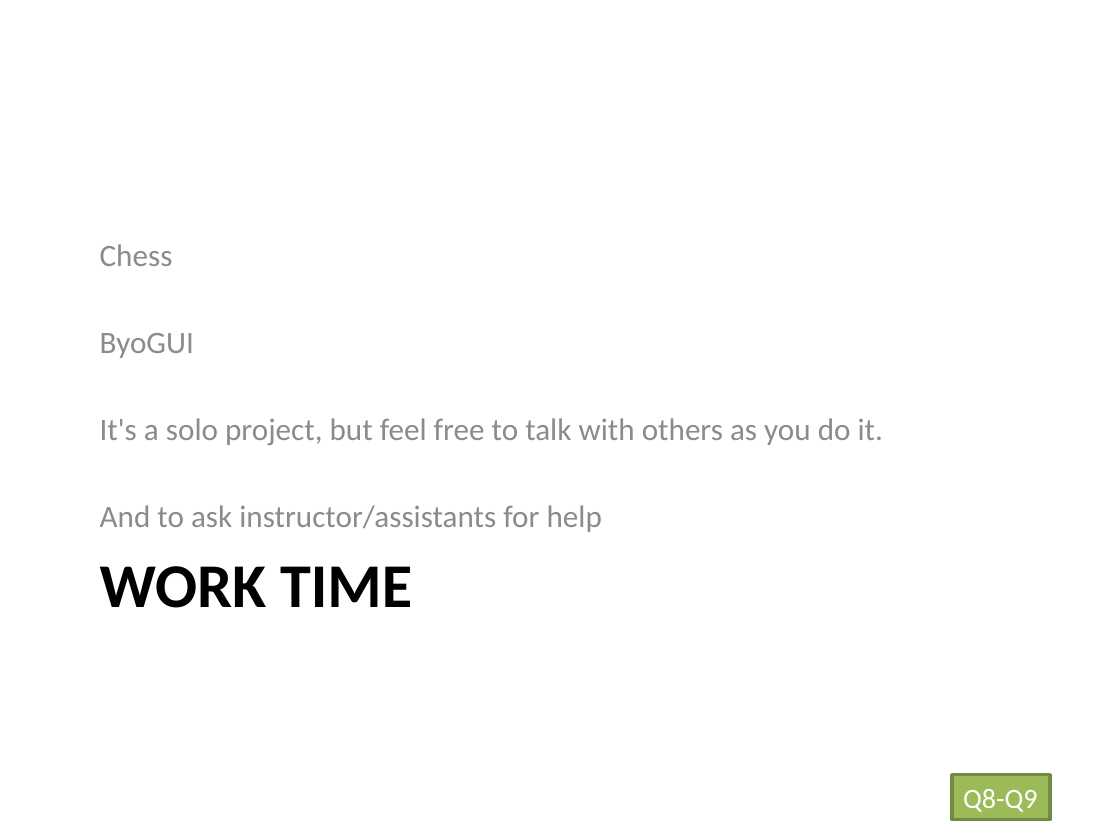
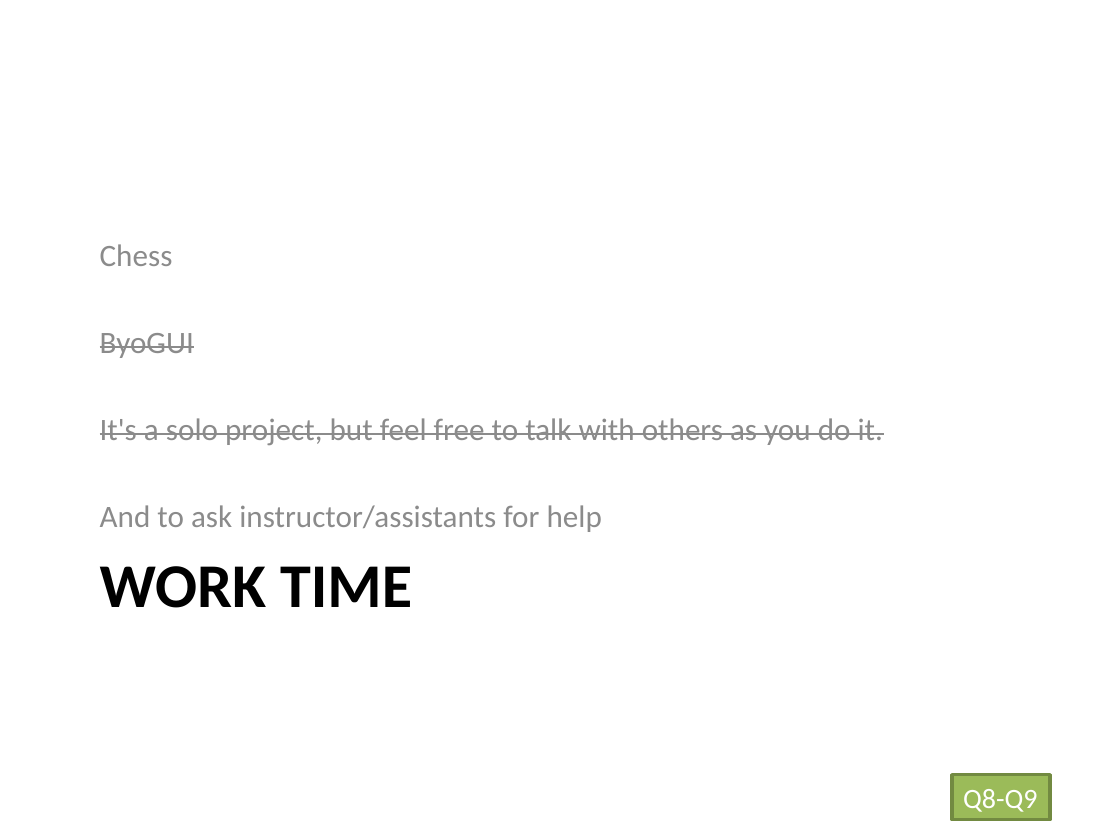
Before and after one commit to RHIT-CSSE/csse220, a slide deck: slide 20 of ClassMaterials/Inheritance/Slides/Inheritance.pptx (slide 19 before the commit). Drawn at 1120x840 pixels with LibreOffice and Linux fonts; fonts in the diff are those of the drawing. Boxes give left, top, right and bottom in pixels: in the first picture for what was removed or moved away, otherwise in the second. Text is boxed around its words. In the diff, an @@ line names an element or a change of style, - is before the commit and + after.

```diff
--- a/ClassMaterials/Inheritance/Slides/Inheritance.pptx
+++ b/ClassMaterials/Inheritance/Slides/Inheritance.pptx
@@ text at bbox=[100, 333, 883, 445]: strikethrough on in "ByoGUI", "It's a solo project, but feel free ..." @@
```
Also in this commit, not shown: 1 other slide changed, 1 slide added, 1 other file.
